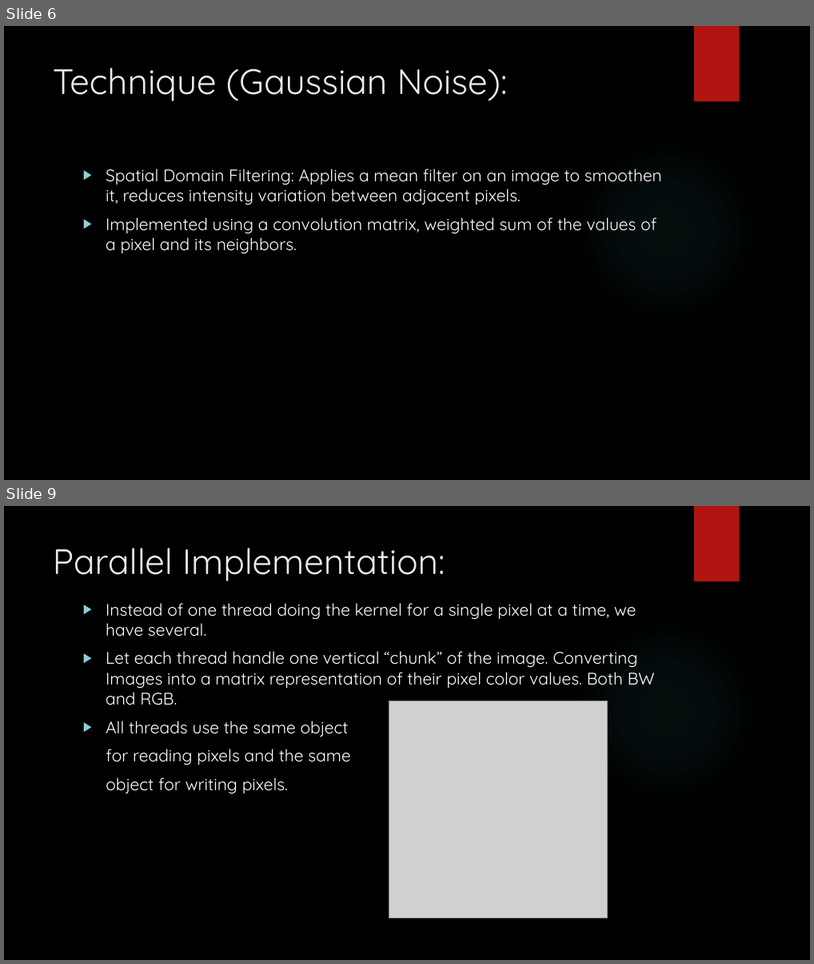
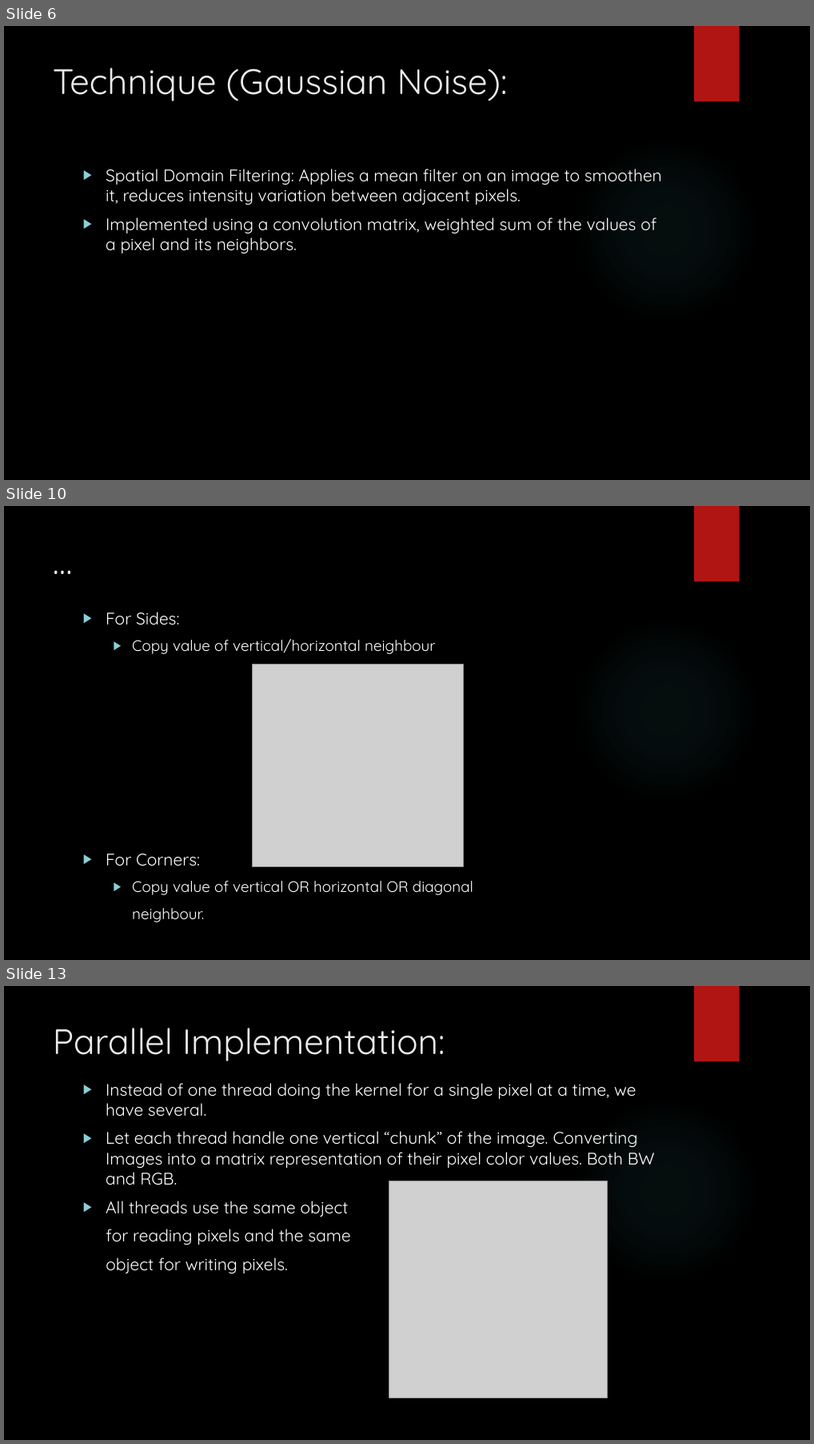
Before and after one commit to nivekranjith/Clarity, a slide deck: Report Presentation/Report Presentation (original format).pptx. Shown one above the other, each under a label of ours: slides 6 and 9 before the commit, slides 6, 10 and 13 after it; the slides between them are not shown. The pictures are 814x964 and 814x1444 pixels, drawn with LibreOffice and Linux fonts; fonts in the diff are those of the drawing; grey boxes stand for pictures; background and template pictures are left out. Boxes give left, top, right and bottom in pixels: in the first picture for what was removed or moved away, otherwise in the second. Text is boxed around its words. In the diff, an @@ line names an element or a change of style, - is before the commit and + after.

```diff
--- a/Report Presentation/Report Presentation (original format).pptx
+++ b/Report Presentation/Report Presentation (original format).pptx
@@ slide 10 added at (x1=4, y1=506, x2=810, y2=960), background picture (left out); not listed: 2 template elements that a slide beside it also shows @@
@@ title added at (x1=47, y1=536, x2=669, y2=628), 42 pt, text #EBEBEB @@
+…
@@ text added at (x1=106, y1=612, x2=474, y2=922), 18 pt, text #FFFFFF @@
+▶ For Sides:
+  ▶ Copy value of vertical/horizontal neighbour
+▶ For Corners:
+  ▶ Copy value of vertical OR horizontal OR diagonal
+  neighbour.
@@ picture added at (x1=252, y1=664, x2=463, y2=867) @@
@@ what was slide 9 is now slide 13 @@
```
Also in this commit, not shown: 1 slide changed, 4 other slides added, 1 slide removed.
